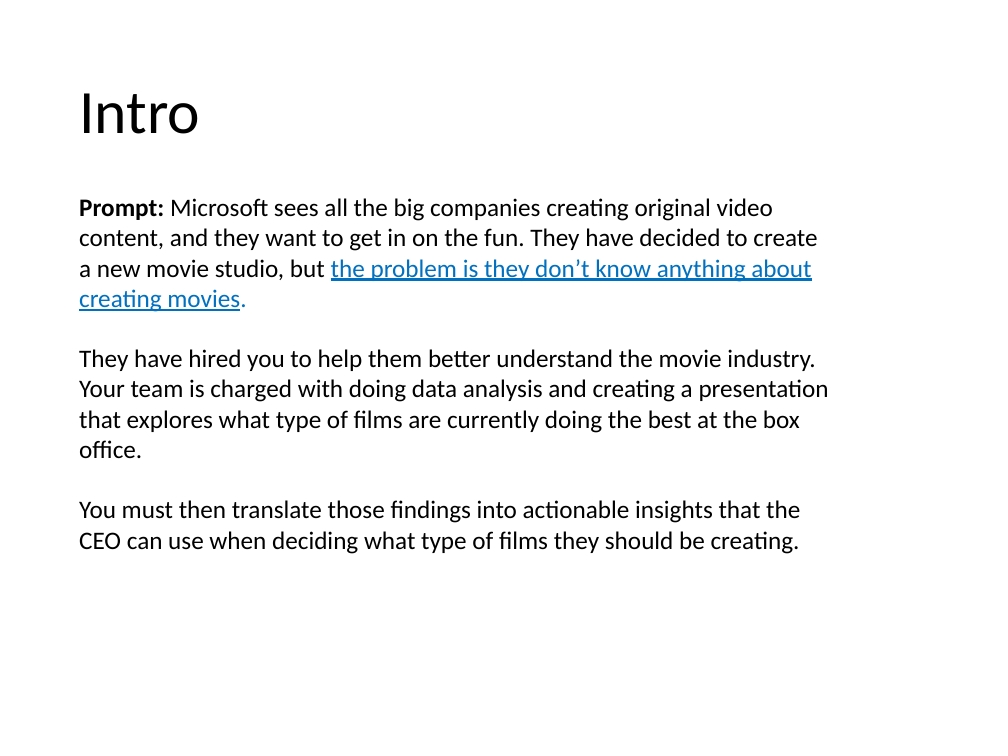
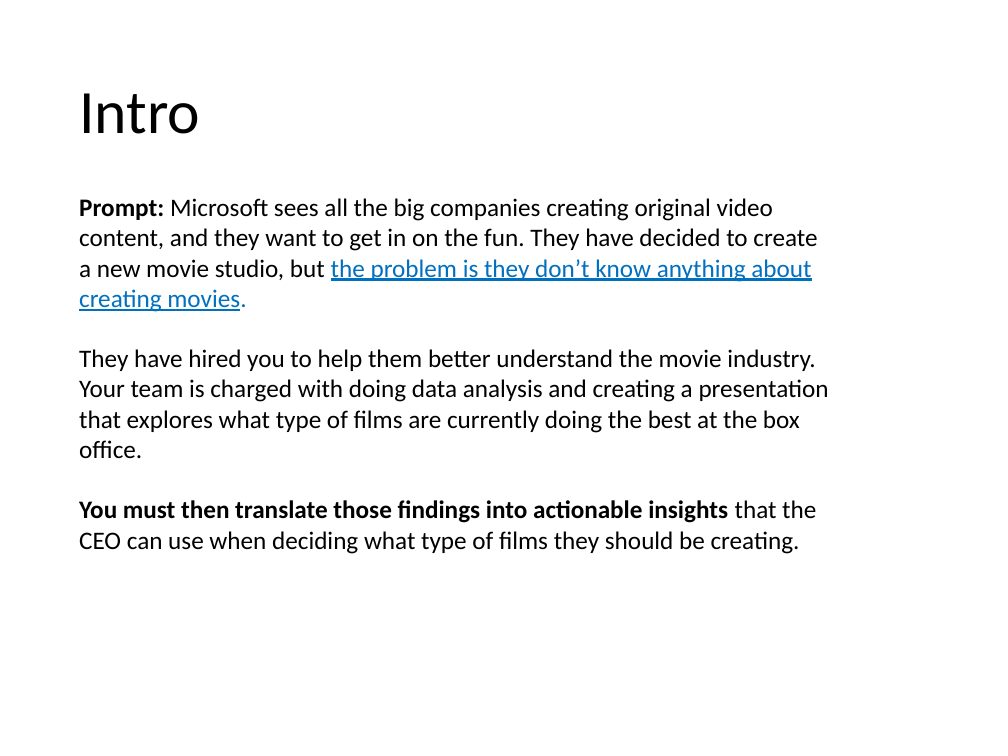
Before and after one commit to kagada01/dsc-mod-1-project-v2-1-online-ds-sp-000, a slide deck: slide 3 of Presentation.pptx. Drawn at 1008x756 pixels with LibreOffice and Linux fonts; fonts in the diff are those of the drawing. Boxes give left, top, right and bottom in pixels: in the first picture for what was removed or moved away, otherwise in the second. Text is boxed around its words. In the diff, an @@ line names an element or a change of style, - is before the commit and + after.

```diff
--- a/Presentation.pptx
+++ b/Presentation.pptx
@@ text at box(79, 500, 816, 554): bold on in "You must then translate those findings into ..." @@
```
Also in this commit, not shown: 6 other slides changed, 1 other file.
